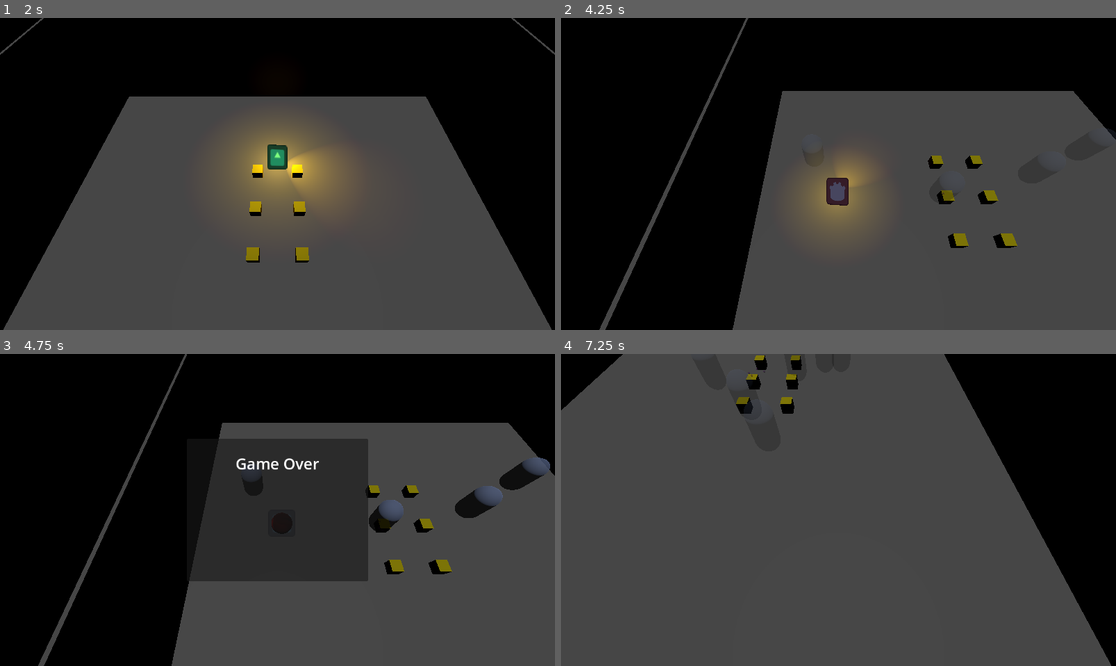
Above: before the commit, frames 1-4 (two rows, left to right).
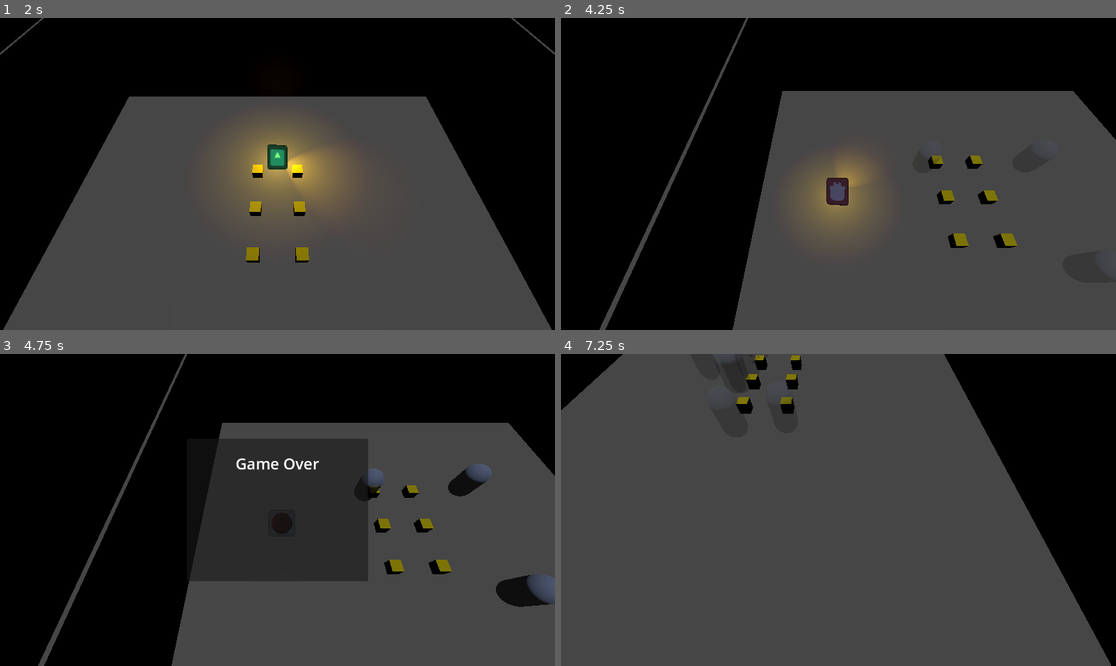
Above: after the commit, the same moments.

Repository: Rusty-Rat-Studios/dead-living-and-dying
Game: Godot game, scene res://test/2.2_ghost_possessable_interaction/2.2_many_ghosts_many_possessables.tscn
The game is run twice, just before and just after one commit, with the same random seed, the same clock (stepped at 60 frames per second) and the same inputs. This scene is started directly instead of the project's main scene. The engine's default icon, where the game draws it, is replaced by a stand-in: a white triangle on a blue panel in a dark square.
Inputs (mouse positions are in pixels of both pictures, inside the frame that each line leads up to):
- Up to frame 1 (2 s): tap Enter at 0.5 s; move the mouse to (249, 236) at 0.52 s; hold Up (ui_up) from 0.53 s (still down); tap E (interact) at 0.6 s; tap Keypad Enter (ui_accept) at 0.77, 1.52 s; move the mouse to (444, 220) at 1.27 s; click (444, 220) at 1.35 s
- Up to frame 2 (4.25 s): move the mouse to (672, 127) at 2.02 s; release Up (ui_up) at 2.03 s; hold Left (ui_left) 2.03-3.53 s; tap Tab at 2.1 s; move the mouse to (866, 174) at 2.77 s; tap E (interact) at 2.85 s; tap Keypad Enter (ui_accept) at 3.02, 3.77 s; move the mouse to (755, 96) at 3.52 s; press the mouse at (755, 96) at 3.53 s; hold Down (ui_down) from 3.53 s (still down)
- Up to frame 3 (4.75 s): move the mouse to (399, 494) at 4.27 s; release Down (ui_down) at 4.28 s; release the mouse at (399, 494) at 4.28 s; hold Right (ui_right) from 4.28 s (still down); tap Tab at 4.35 s; tap Keypad Enter (ui_accept) at 4.52 s
- Up to frame 4 (7.25 s): tap Keypad Enter (ui_accept) at 5, 5.75, 6.02, 6.77 s; move the mouse to (727, 525) at 5.02 s; release Right (ui_right) at 5.03 s; hold Up (ui_up) 5.03-5.78 s; tap E (interact) at 5.1 s; move the mouse to (894, 441) at 5.77 s; hold Right (ui_right) from 5.78 s (still down); click (894, 441) at 5.85 s; move the mouse to (810, 572) at 6.52 s; tap Tab at 6.6 s

Frame 1 is identical in both runs. In frame 2, less than 0.1% of the frame differs, in the area x 66-100%, y 35-59%; in frame 3, 2.5%, in the area x 66-100%, y 33-82%; in frame 4, 0.4%.

Commit message:
Remove unused signal function

Diff:
--- a/ghost/state_machine_ghost.gd
+++ b/ghost/state_machine_ghost.gd
@@ -17,9 +17,6 @@
 
 	change_state_enum(starting_state_enum)
 	self.parent = parent
-
-	# listen for player state change
-	SignalBus.player_state_changed.connect(_on_player_state_changed)
 
 
 func reset() -> void:
@@ -61,12 +58,3 @@
 func process_physics(delta: float) -> void:
 	# only perform actions for the current state
 	current_state.process_physics(delta)
-
-
-func _on_player_state_changed(state_name: String) -> void:
-	match state_name:
-		"Dead":
-			if parent.player_in_room:
-				change_state_enum(States.ATTACKING)
-		"Living":
-			change_state_enum(States.WAITING)
